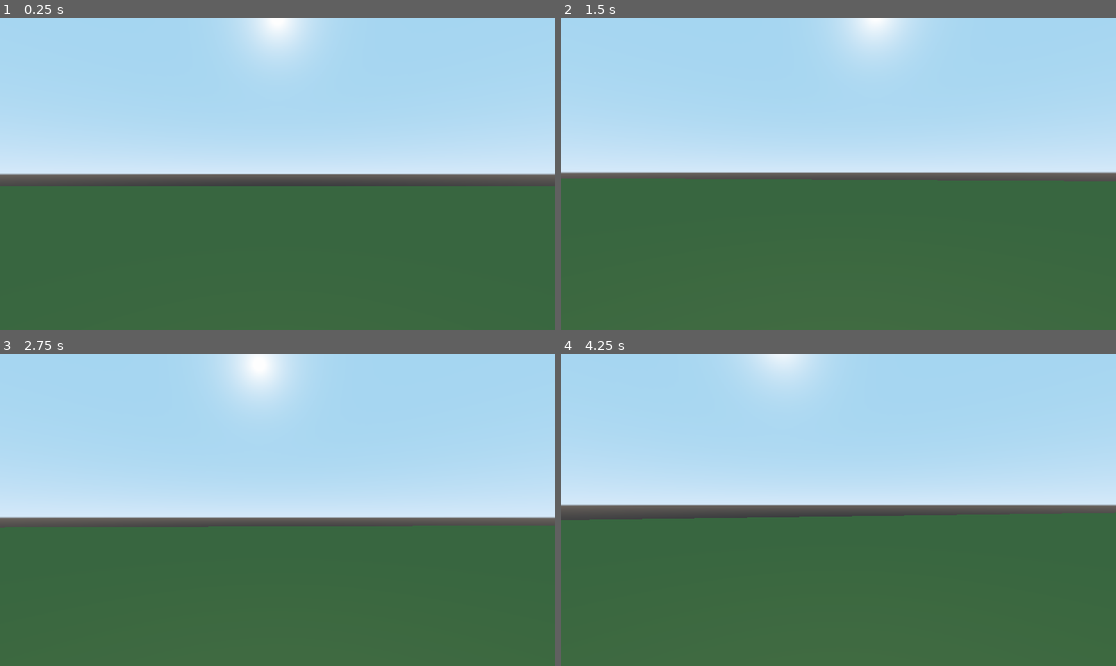
Above: before the commit, frames 1-4 (two rows, left to right).
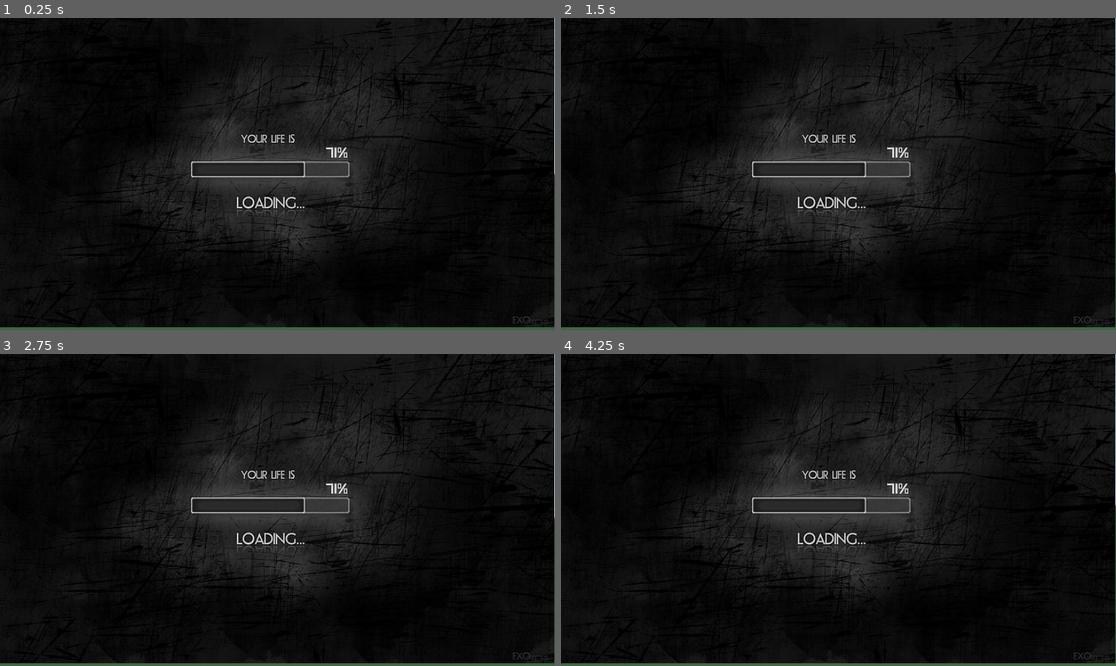
Above: after the commit, the same moments.

Repository: archiebh/RealLudumDareSerfs
Game: Godot game, scene res://Main.tscn
The game is run twice, just before and just after one commit, with the same random seed, the same clock (stepped at 60 frames per second) and the same inputs. Sound files missing from this copy of the repository are replaced by a short silence.
Inputs (mouse positions are in pixels of both pictures, inside the frame that each line leads up to):
- Up to frame 1 (0.25 s): no input
- Up to frame 2 (1.5 s): move the mouse to (866, 174) at 0.52 s; hold W (forward) from 0.53 s (still down); tap Shift (crouch) at 0.6 s; tap Space (jump) at 0.77 s; move the mouse to (810, 174) at 1.27 s; right-click (810, 174) at 1.35 s
- Up to frame 3 (2.75 s): keep holding W (forward); tap Space (jump) at 1.52 s; tap Enter at 2 s; move the mouse to (288, 503) at 2.02 s; tap Shift (crouch) at 2.1 s
- Up to frame 4 (4.25 s): keep holding W (forward); tap Space (jump) at 2.75, 3.02, 3.77 s; move the mouse to (832, 516) at 2.77 s; right-click (832, 516) at 2.85 s; tap Enter at 3.5 s; move the mouse to (877, 513) at 3.52 s; tap Shift (crouch) at 3.6 s

The runs differ from the first frame. In frame 1, 98% of the frame differs, in the area x 0-100%, y 0-100%; in frame 2, 99%; in frame 3, 99%; in frame 4, 99%.
Error in both runs: Attempt to call function 'get_node' in base 'null instance' on a null instance. (res://Visible)

Commit message:
animstar

Diff:
--- a/3dCC.tscn
+++ b/3dCC.tscn
@@ -278,7 +278,6 @@
 [node name="Tween" type="Tween" parent="."]
 
 [node name="HUD" type="Control" parent="."]
-visible = false
 margin_right = 1922.0
 margin_bottom = 1071.0
 script = ExtResource( 5 )
--- /dev/null
+++ b/Scenes/StartCutScene.tscn
@@ -0,0 +1,120 @@
+[gd_scene load_steps=13 format=2]
+
+[ext_resource path="res://Scripts/StartCutScene.gd" type="Script" id=1]
+[ext_resource path="res://Sounds/Music/Vox1.mp3" type="AudioStream" id=2]
+[ext_resource path="res://Real Textures/Animation/1.png" type="Texture" id=3]
+[ext_resource path="res://Real Textures/Animation/Screenshot (12).png" type="Texture" id=4]
+[ext_resource path="res://Real Textures/Animation/Screenshot (11).png" type="Texture" id=5]
+[ext_resource path="res://Real Textures/Animation/4.png" type="Texture" id=6]
+[ext_resource path="res://Real Textures/Animation/3.png" type="Texture" id=7]
+[ext_resource path="res://Real Textures/Animation/Screenshot (13).png" type="Texture" id=8]
+[ext_resource path="res://Real Textures/Animation/2.png" type="Texture" id=9]
+[ext_resource path="res://Real Textures/Animation/Screenshot (10).png" type="Texture" id=10]
+
+[sub_resource type="Animation" id=1]
+resource_name = "Intro"
+length = 30.0
+tracks/0/type = "value"
+tracks/0/path = NodePath("Camera/CanvasLayer/Screenshot(10):modulate")
+tracks/0/interp = 1
+tracks/0/loop_wrap = true
+tracks/0/imported = false
+tracks/0/enabled = true
+tracks/0/keys = {
+"times": PoolRealArray( 0, 5.7, 6.3 ),
+"transitions": PoolRealArray( 1, 1, 1 ),
+"update": 0,
+"values": [ Color( 1, 1, 1, 1 ), Color( 1, 1, 1, 1 ), Color( 1, 1, 1, 0 ) ]
+}
+tracks/1/type = "value"
+tracks/1/path = NodePath("Camera/CanvasLayer/Screenshot(11):modulate")
+tracks/1/interp = 1
+tracks/1/loop_wrap = true
+tracks/1/imported = false
+tracks/1/enabled = true
+tracks/1/keys = {
+"times": PoolRealArray( 0, 5.7, 6.3, 13.5, 14 ),
+"transitions": PoolRealArray( 1, 1, 1, 1, 1 ),
+"update": 0,
+"values": [ Color( 1, 1, 1, 0 ), Color( 1, 1, 1, 0 ), Color( 1, 1, 1, 1 ), Color( 1, 1, 1, 1 ), Color( 1, 1, 1, 0 ) ]
+}
+
+[sub_resource type="Animation" id=2]
+length = 0.001
+tracks/0/type = "value"
+tracks/0/path = NodePath("Camera/CanvasLayer/Screenshot(10):modulate")
+tracks/0/interp = 1
+tracks/0/loop_wrap = true
+tracks/0/imported = false
+tracks/0/enabled = true
+tracks/0/keys = {
+"times": PoolRealArray( 0 ),
+"transitions": PoolRealArray( 1 ),
+"update": 0,
+"values": [ Color( 1, 1, 1, 1 ) ]
+}
+tracks/1/type = "value"
+tracks/1/path = NodePath("Camera/CanvasLayer/Screenshot(11):modulate")
+tracks/1/interp = 1
+tracks/1/loop_wrap = true
+tracks/1/imported = false
+tracks/1/enabled = true
+tracks/1/keys = {
+"times": PoolRealArray( 0 ),
+"transitions": PoolRealArray( 1 ),
+"update": 0,
+"values": [ Color( 1, 1, 1, 0 ) ]
+}
+
+[node name="StartCutScene" type="Spatial"]
+script = ExtResource( 1 )
+
+[node name="AudioStreamPlayer" type="AudioStreamPlayer" parent="."]
+stream = ExtResource( 2 )
+autoplay = true
+
+[node name="AnimationPlayer" type="AnimationPlayer" parent="."]
+anims/Intro = SubResource( 1 )
+anims/RESET = SubResource( 2 )
+
+[node name="Camera" type="Camera" parent="."]
+
+[node name="CanvasLayer" type="CanvasLayer" parent="Camera"]
+
+[node name="1" type="Sprite" parent="Camera/CanvasLayer"]
+position = Vector2( -798, -146 )
+texture = ExtResource( 3 )
+
+[node name="2" type="Sprite" parent="Camera/CanvasLayer"]
+position = Vector2( 1901, 1616 )
+texture = ExtResource( 9 )
+
+[node name="3" type="Sprite" parent="Camera/CanvasLayer"]
+position = Vector2( -615, 1283 )
+texture = ExtResource( 7 )
+
+[node name="4" type="Sprite" parent="Camera/CanvasLayer"]
+position = Vector2( 2975, 658 )
+texture = ExtResource( 6 )
+
+[node name="Screenshot(10)" type="Sprite" parent="Camera/CanvasLayer"]
+position = Vector2( 966.5, 536.5 )
+scale = Vector2( 1.01719, 1.02685 )
+texture = ExtResource( 10 )
+
+[node name="Screenshot(11)" type="Sprite" parent="Camera/CanvasLayer"]
+modulate = Color( 1, 1, 1, 0 )
+position = Vector2( 961.5, 545 )
+scale = Vector2( 1.0276, 1.05556 )
+texture = ExtResource( 5 )
+
+[node name="Screenshot(12)" type="Sprite" parent="Camera/CanvasLayer"]
+position = Vector2( 4874, 1723 )
+texture = ExtResource( 4 )
+
+[node name="Screenshot(13)" type="Sprite" parent="Camera/CanvasLayer"]
+position = Vector2( 968, 536.5 )
+scale = Vector2( 1.03333, 1.05093 )
+texture = ExtResource( 8 )
+
+[connection signal="animation_finished" from="AnimationPlayer" to="." method="_on_AnimationPlayer_animation_finished"]
--- /dev/null
+++ b/Scripts/StartCutScene.gd
@@ -0,0 +1,21 @@
+extends Spatial
+
+
+# Declare member variables here. Examples:
+# var a = 2
+# var b = "text"
+
+
+# Called when the node enters the scene tree for the first time.
+func _ready():
+	pass # Replace with function body.
+
+
+# Called every frame. 'delta' is the elapsed time since the previous frame.
+#func _process(delta):
+#	pass
+
+
+func _on_AnimationPlayer_animation_finished(anim_name):
+	if anim_name == "StartCutScene":
+		get_tree().change_scene("res://Scenes/Village1.tscn")
